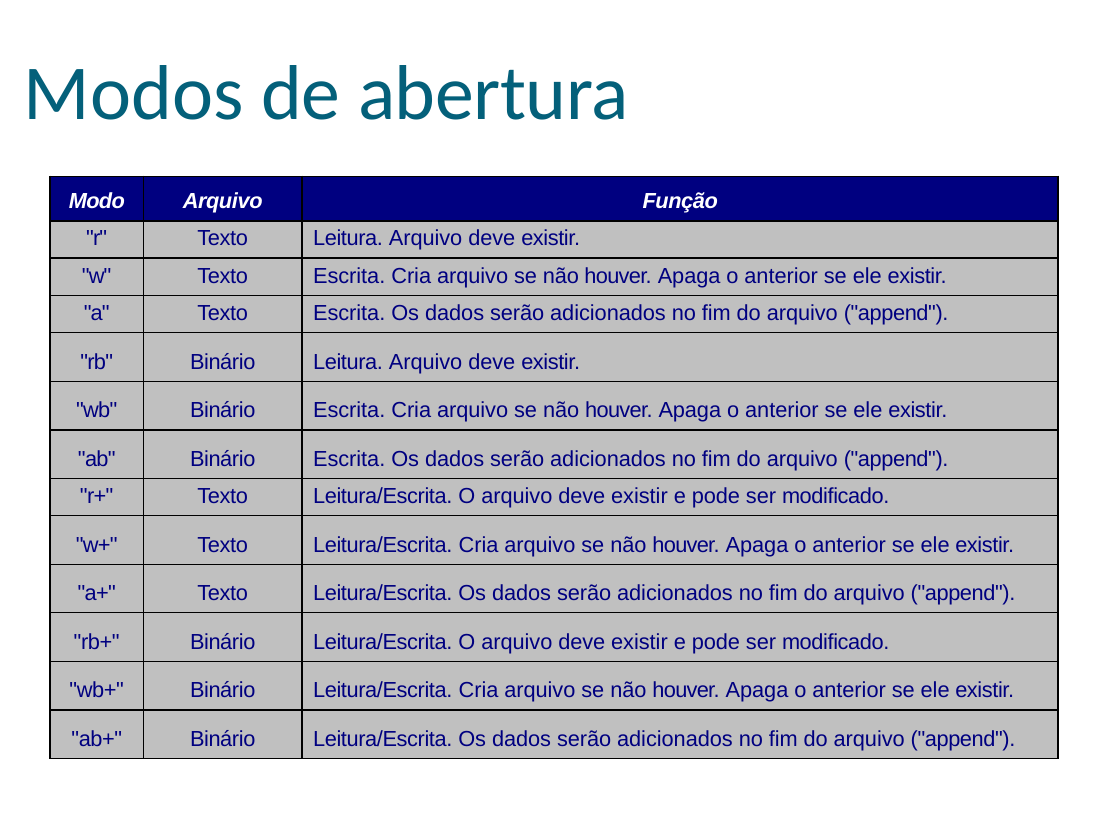
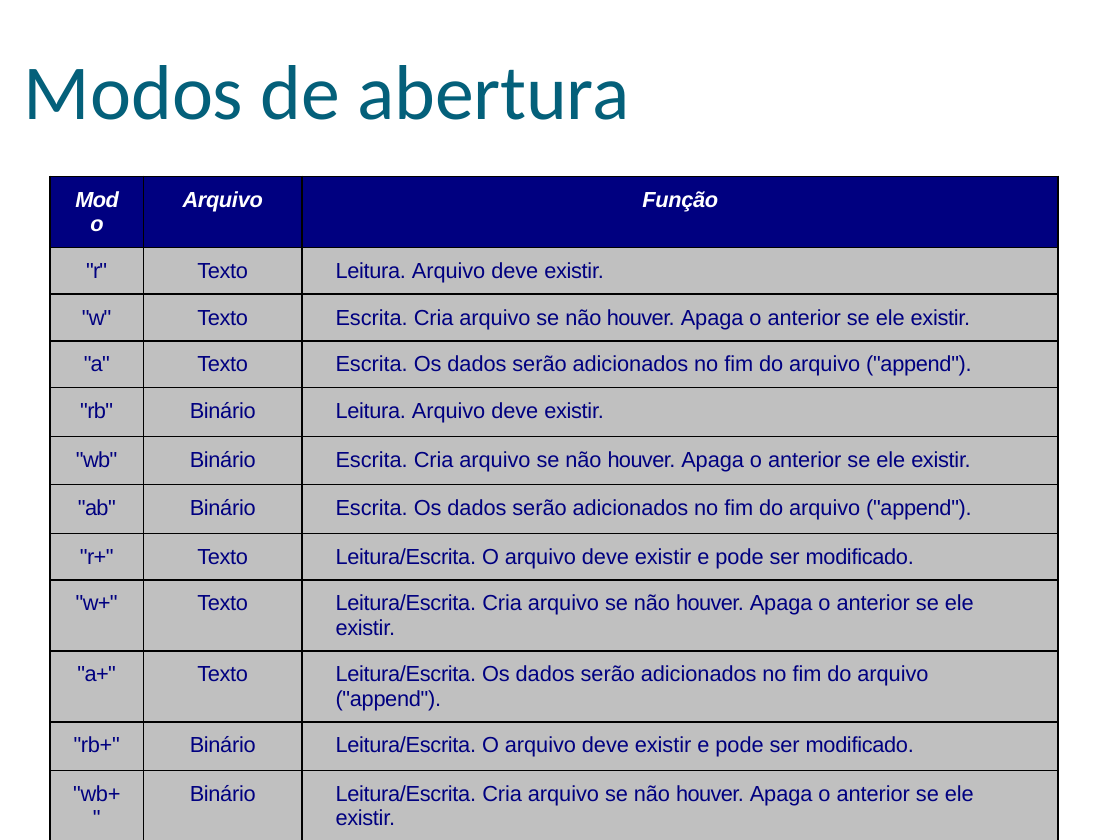
Before and after one commit to eduardocunha11/firstblog, a slide deck: slide 11 of aulas/pc1/AulaPython09-Arquivos.pptx (slide 12 before the commit). Drawn at 1120x840 pixels with LibreOffice and Linux fonts; fonts in the diff are those of the drawing; background and template pictures are left out. Boxes give left, top, right and bottom in pixels: in the first picture for what was removed or moved away, otherwise in the second. Text is boxed around its words. In the diff, an @@ line names an element or a change of style, - is before the commit and + after.

```diff
--- a/aulas/pc1/AulaPython09-Arquivos.pptx
+++ b/aulas/pc1/AulaPython09-Arquivos.pptx
@@ table at (x1=49, y1=177, x2=1057, y2=829) @@
@@ less space between paragraphs @@
@@ borders changed @@
```
Also in this commit, not shown: 27 other slides changed, 10 slides removed, 1 other file.
